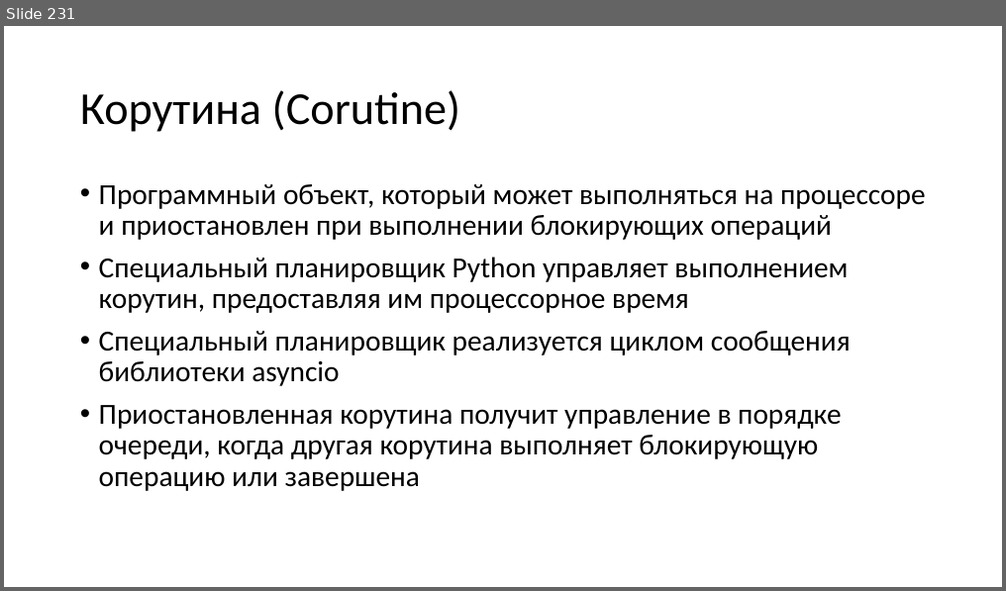
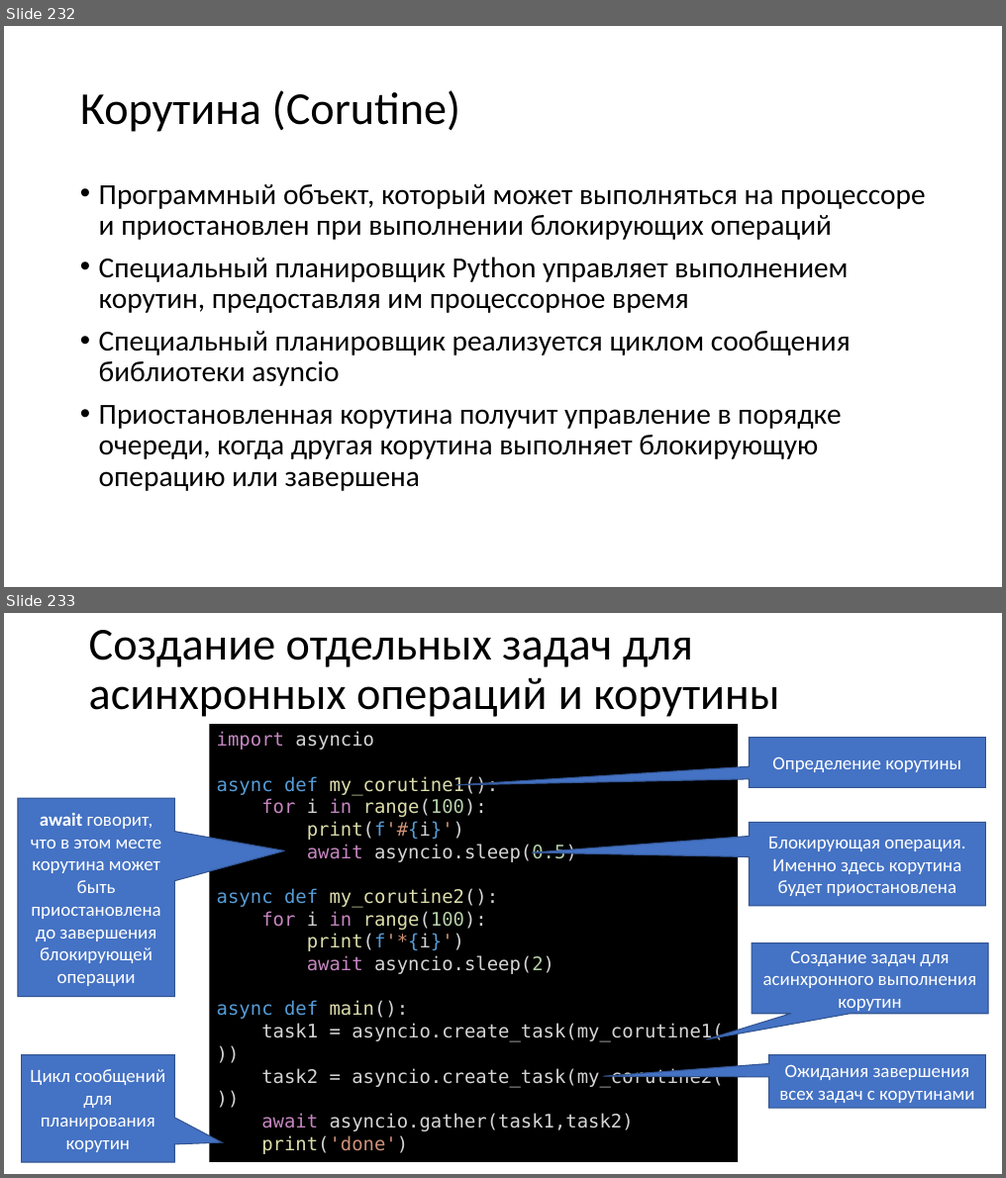
Before and after one commit to paveltsytovich/telegram-course, a slide deck: Presentation/Разработка ботов для телеграмм на Python.pptx. Shown one above the other, each under a label of ours: slide 231 before the commit, slides 232 and 233 after it. The pictures are 1006x591 and 1006x1178 pixels, drawn with LibreOffice and Linux fonts; fonts in the diff are those of the drawing. Boxes give left, top, right and bottom in pixels: in the first picture for what was removed or moved away, otherwise in the second. Text is boxed around its words. In the diff, an @@ line names an element or a change of style, - is before the commit and + after.

Commit message:
пример корутин

```diff
--- a/Presentation/Разработка ботов для телеграмм на Python.pptx
+++ b/Presentation/Разработка ботов для телеграмм на Python.pptx
@@ slide 233 added at box(4, 613, 1002, 1174), background #FFFFFF @@
@@ title added at box(89, 630, 779, 717), 44 pt, text #000000 @@
+Создание отдельных задач для асинхронных операций и корутины
@@ rectangle added at box(209, 724, 738, 1162), fill #000000, 18 pt, text #D4D4D4 @@
+import asyncio
+async def my_corutine1():
+for i in range(100):
+print(f'#{i}')
+await asyncio.sleep(0.5)
+async def my_corutine2():
+for i in range(100):
+print(f'*{i}')
+await asyncio.sleep(2)
+async def main():
+task1 = asyncio.create_task(my_corutine1())
+task2 = asyncio.create_task(my_corutine2())
+await asyncio.gather(task1,task2)
+print('done')
+asyncio.run(main())
@@ speech box added at box(748, 738, 985, 787), fill #4472C4, outline #325491 1 pt, 18 pt, text #FFFFFF @@
+Определение корутины
@@ speech box added at box(18, 799, 174, 997), fill #4472C4, outline #325491 1 pt, 18 pt, text #FFFFFF @@
+await говорит, что в этом месте корутина может быть приостановлена до завершения блокирующей операции
@@ speech box added at box(748, 823, 985, 906), fill #4472C4, outline #325491 1 pt, 18 pt, text #FFFFFF @@
+Блокирующая операция. Именно здесь корутина будет приостановлена
@@ speech box added at box(751, 943, 988, 1014), fill #4472C4, outline #325491 1 pt, 18 pt, text #FFFFFF @@
+Создание задач для асинхронного выполнения корутин
@@ speech box added at box(21, 1056, 174, 1162), fill #4472C4, outline #325491 1 pt, 18 pt, text #FFFFFF @@
+Цикл сообщений для планирования корутин
@@ speech box added at box(769, 1056, 985, 1109), fill #4472C4, outline #325491 1 pt, 18 pt, text #FFFFFF @@
+Ожидания завершения всех задач с корутинами
@@ what was slide 231 is now slide 232 @@
```
Also in this commit, not shown: 2 other slides added, 1 other file.
